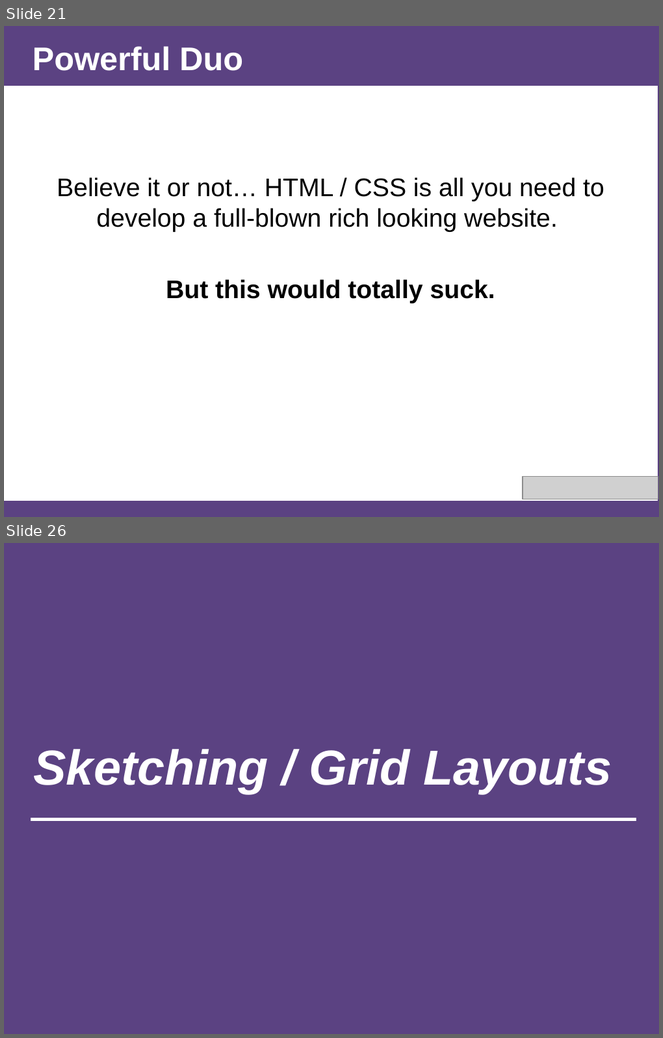
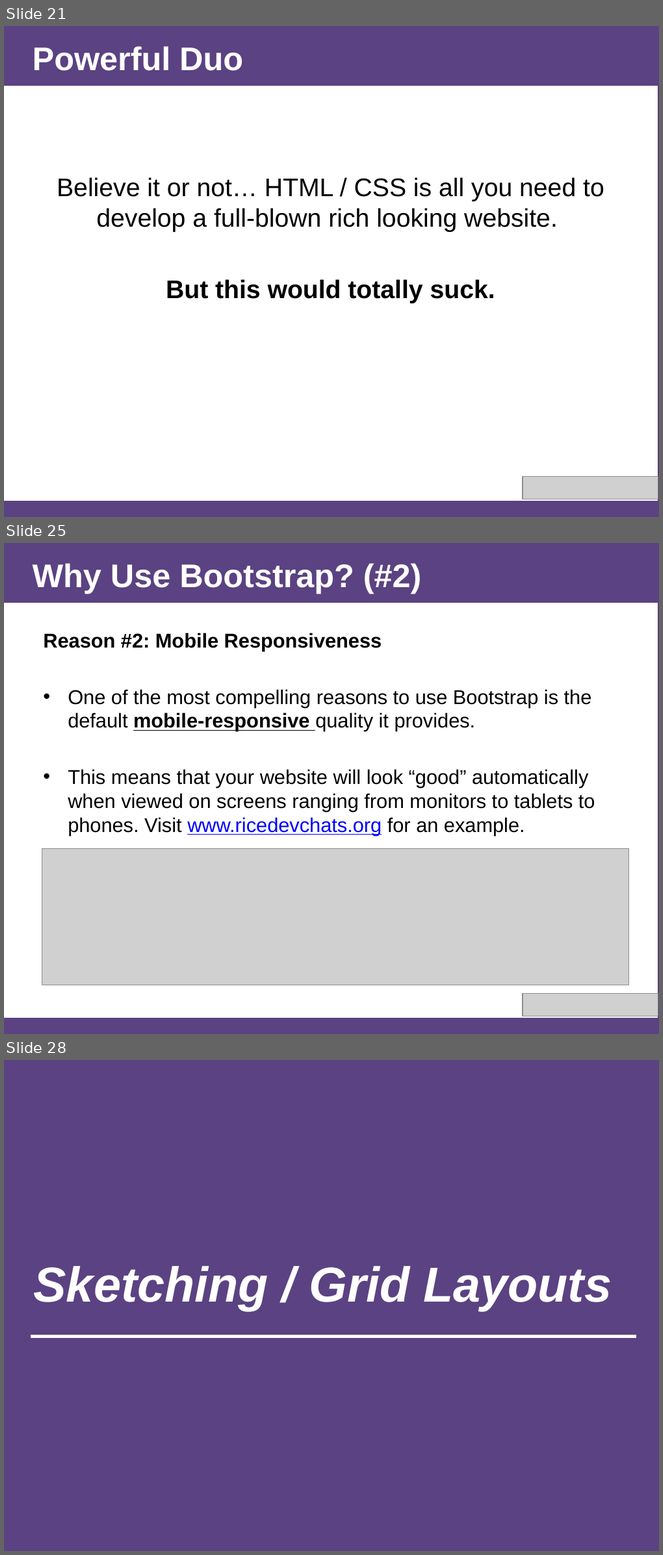
Before and after one commit to afhaque/Rice-DevChats-Bootstrap, a slide deck: slides/AHaque_Bootstrap-Presentation_1-24-15.pptx. Shown one above the other, each under a label of ours: slides 21 and 26 before the commit, slides 21, 25 and 28 after it; the slides between them are not shown. The pictures are 663x1038 and 663x1555 pixels, drawn with LibreOffice and Linux fonts; fonts in the diff are those of the drawing; grey boxes stand for pictures. Boxes give left, top, right and bottom in pixels: in the first picture for what was removed or moved away, otherwise in the second. Text is boxed around its words. In the diff, an @@ line names an element or a change of style, - is before the commit and + after.

Commit message:
Added "Post-Bootstrap" example to slides.

```diff
--- a/slides/AHaque_Bootstrap-Presentation_1-24-15.pptx
+++ b/slides/AHaque_Bootstrap-Presentation_1-24-15.pptx
@@ slide 25 added at <box>4,543,659,1034</box>, background #5B4282 @@
@@ title added at <box>33,563,422,594</box>, 36 pt, text #FFFFFF, bold @@
+Why Use Bootstrap? (#2)
@@ rectangle added at <box>4,603,658,1018</box>, fill #FFFFFF @@
@@ text added at <box>43,633,596,835</box>, 22 pt, text #000000 @@
+Reason #2: Mobile Responsiveness
+• One of the most compelling reasons to use Bootstrap is the default mobile-responsive quality it provides.
+• This means that your website will look “good” automatically when viewed on screens ranging from monitors to tablets to phones. Visit www.ricedevchats.org for an example.
@@ picture added at <box>42,849,629,985</box> @@
@@ picture added at <box>523,994,659,1016</box> @@
@@ what was slide 26 is now slide 28 @@
```
Also in this commit, not shown: 3 slides changed, 3 other slides added, 2 slides removed, 1 other file.
